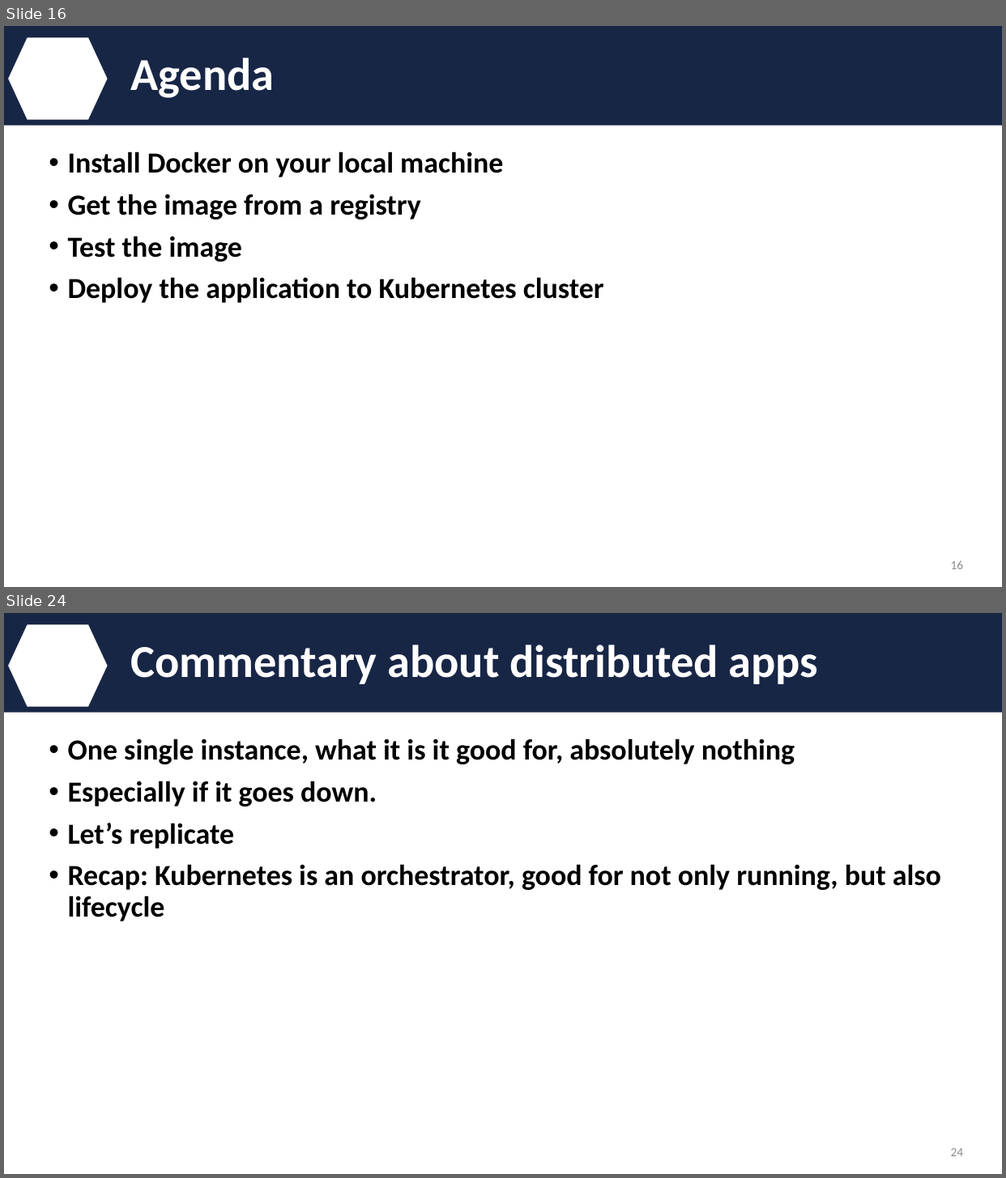
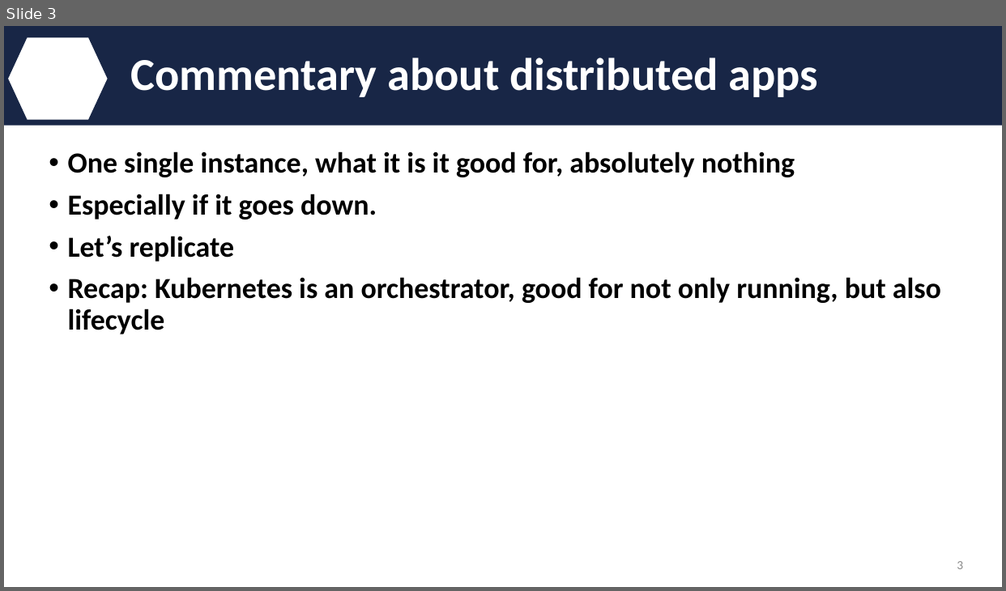
Before and after one commit to IBM/kube101, a slide deck: presentation/meetup.pptx. Shown one above the other, each under a label of ours: slides 16 and 24 before the commit, slide 3 after it; the slides between them are not shown. The pictures are 1006x1178 and 1006x591 pixels, drawn with LibreOffice and Linux fonts; fonts in the diff are those of the drawing; background and template pictures are left out. Boxes give left, top, right and bottom in pixels: in the first picture for what was removed or moved away, otherwise in the second. Text is boxed around its words. In the diff, an @@ line names an element or a change of style, - is before the commit and + after.

```diff
--- a/presentation/meetup.pptx
+++ b/presentation/meetup.pptx
@@ slide 16 removed at box(4, 26, 1002, 587), background #FFFFFF; not listed: 2 template elements that a slide beside it also shows @@
@@ title removed at box(130, 58, 274, 98) @@
-Agenda
@@ text removed at box(68, 152, 604, 303) @@
-• Install Docker on your local machine
-• Get the image from a registry
-• Test the image
-• Deploy the application to Kubernetes cluster
@@ page number removed at box(951, 561, 964, 570) @@
-16
@@ what was slide 24 is now slide 3 @@
@@ page number at box(957, 561, 963, 570): text changed @@
-24
+3
```
Also in this commit, not shown: 3 slides changed, 23 other slides removed, 1 other file.
